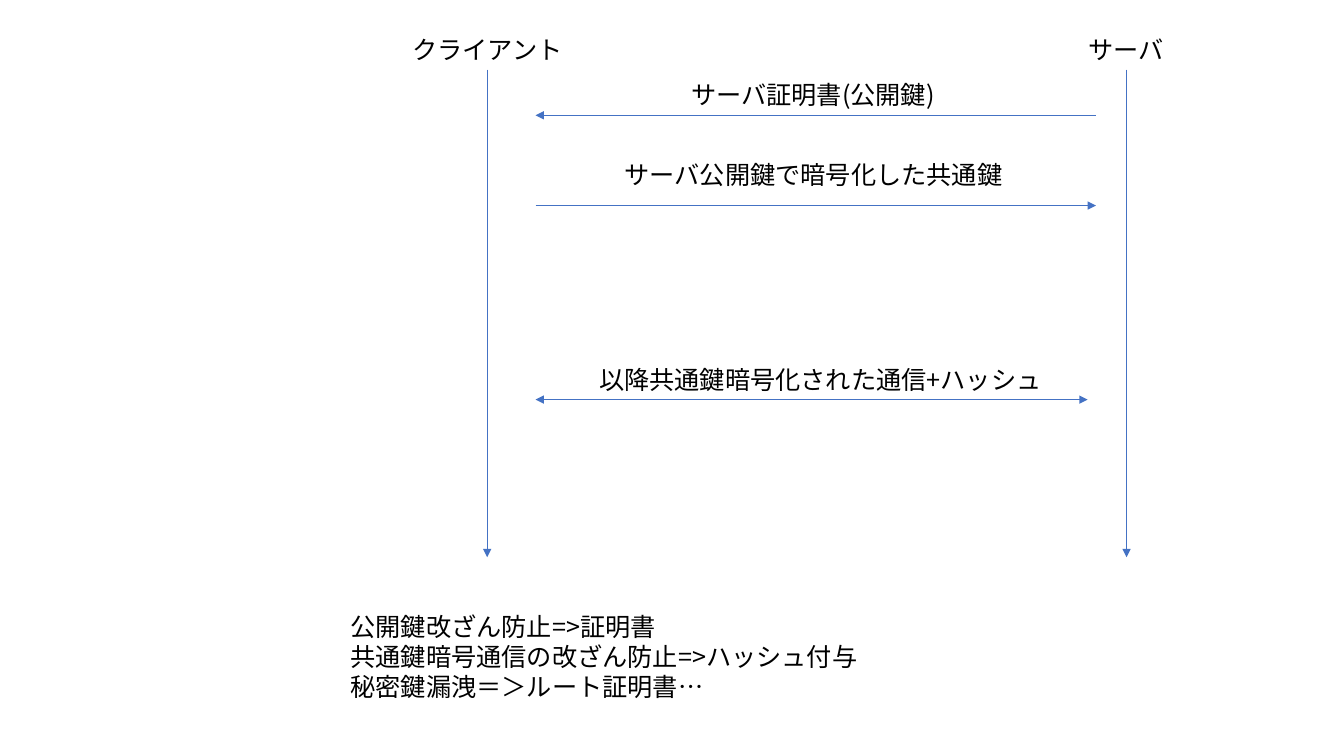
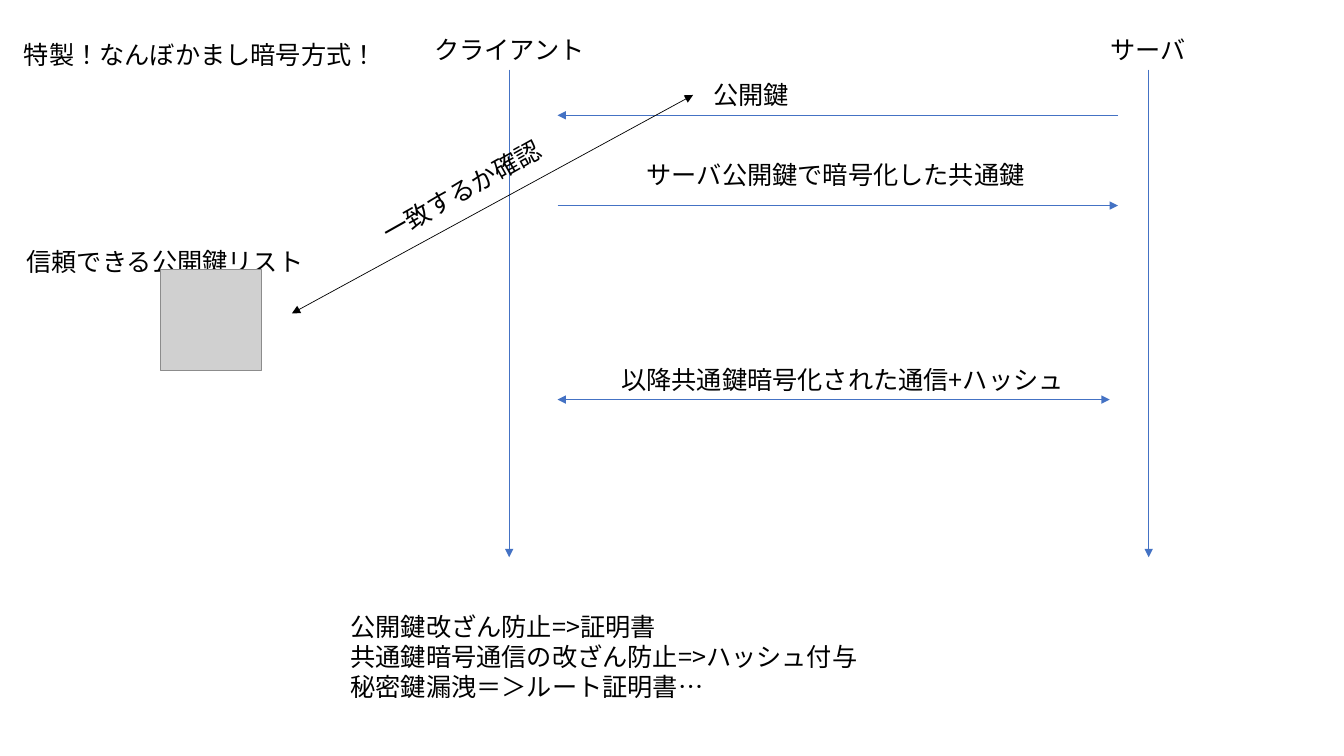
Before and after one commit to SakashimaHouse/PPAP, a slide deck: slide 1 of 暗号通信について.pptx. Drawn at 1344x756 pixels with LibreOffice and Linux fonts; fonts in the diff are those of the drawing; grey boxes stand for pictures. Boxes give left, top, right and bottom in pixels: in the first picture for what was removed or moved away, otherwise in the second. Text is boxed around its words. In the diff, an @@ line names an element or a change of style, - is before the commit and + after.

Commit message:
[update]特製！なんぼかまし暗号化プロトコル！(企画段階)

```diff
--- a/暗号通信について.pptx
+++ b/暗号通信について.pptx
@@ text added at box(24, 42, 377, 66), 18 pt, text #000000 @@
+特製！なんぼかまし暗号方式！
@@ text at box(713, 82, 789, 106): text changed @@
-サーバ証明書(公開鍵)
+公開鍵
@@ 4 texts, 2 arrows: place and size @@
-4 texts, 2 arrows at box(412, 38, 1163, 558)
+4 texts, 2 arrows at box(434, 38, 1185, 558)
@@ double arrow added from (694, 95) to (292, 314), #000000 0.5 pt @@
@@ text added at box(389, 167, 499, 232), 18 pt, text #000000 @@
+一致するか確認
@@ text added at box(27, 249, 304, 277), 18 pt, text #000000 @@
+信頼できる公開鍵リスト
@@ picture added at box(160, 270, 261, 371) @@
@@ 2 arrows, 1 double arrow: place and size @@
-2 arrows, 1 double arrow at box(535, 115, 1096, 399)
+2 arrows, 1 double arrow at box(558, 115, 1118, 399)
```
Also in this commit, not shown: 1 other file.
